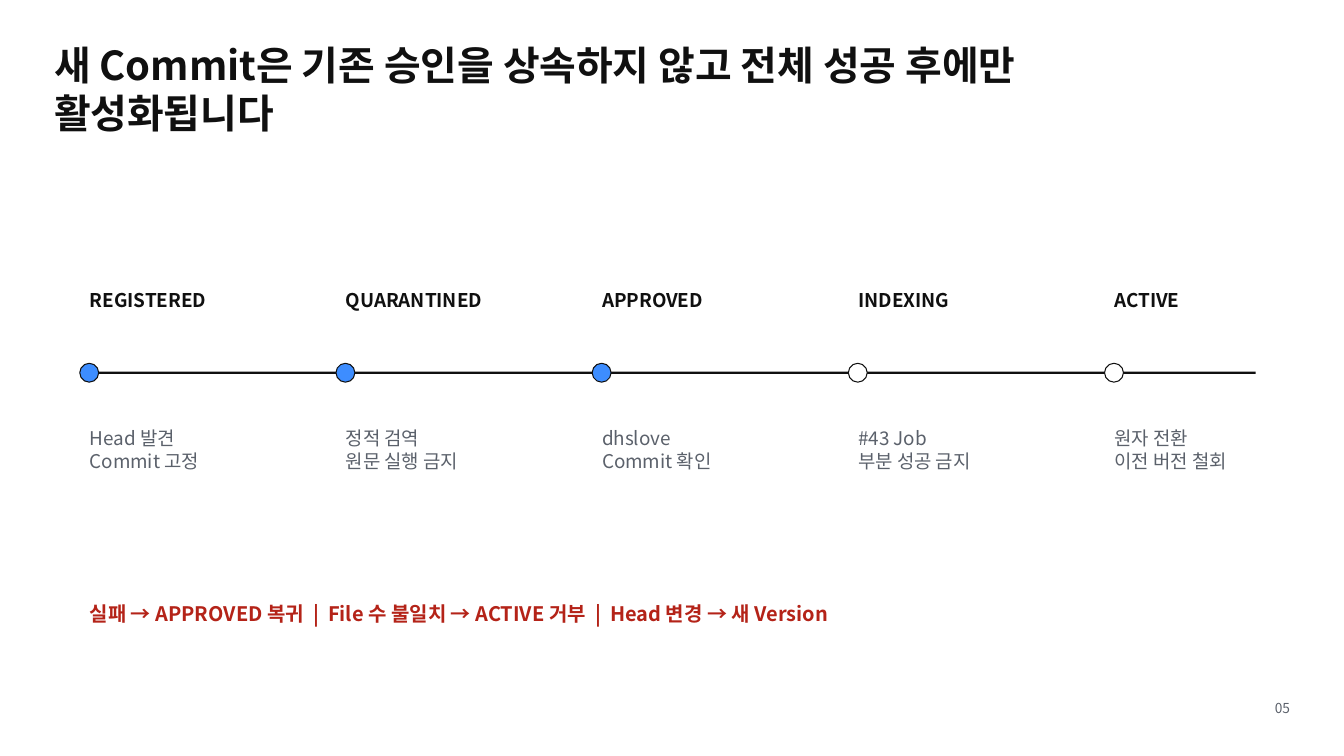
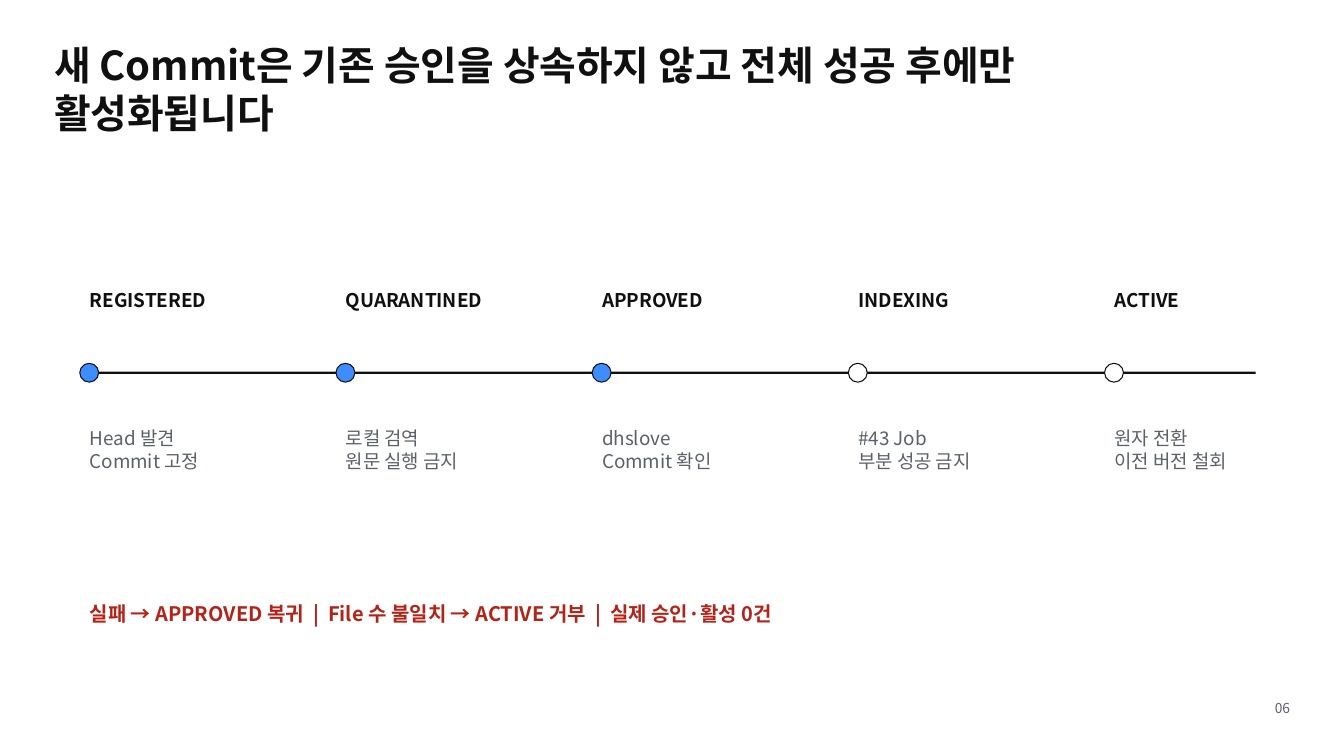
Before and after one commit to ablecloud-team/ablestack-techflow, a slide deck: slide 6 of output/presentation/techflow-source-registry.pptx (slide 5 before the commit). Drawn at 1344x756 pixels with LibreOffice and Linux fonts; fonts in the diff are those of the drawing. Boxes give left, top, right and bottom in pixels: in the first picture for what was removed or moved away, otherwise in the second. Text is boxed around its words. In the diff, an @@ line names an element or a change of style, - is before the commit and + after.

```diff
--- a/output/presentation/techflow-source-registry.pptx
+++ b/output/presentation/techflow-source-registry.pptx
@@ text at bbox=[346, 429, 420, 447]: text changed @@
-정적 검역
+로컬 검역
@@ text at bbox=[90, 604, 771, 623]: text changed @@
-실패 → APPROVED 복귀 | File 수 불일치 → ACTIVE 거부 | Head 변경 → 새 Version
+실패 → APPROVED 복귀 | File 수 불일치 → ACTIVE 거부 | 실제 승인·활성 0건
```
Also in this commit, not shown: 2 other slides changed, 7 slides added, 5 slides removed, 41 other files.
